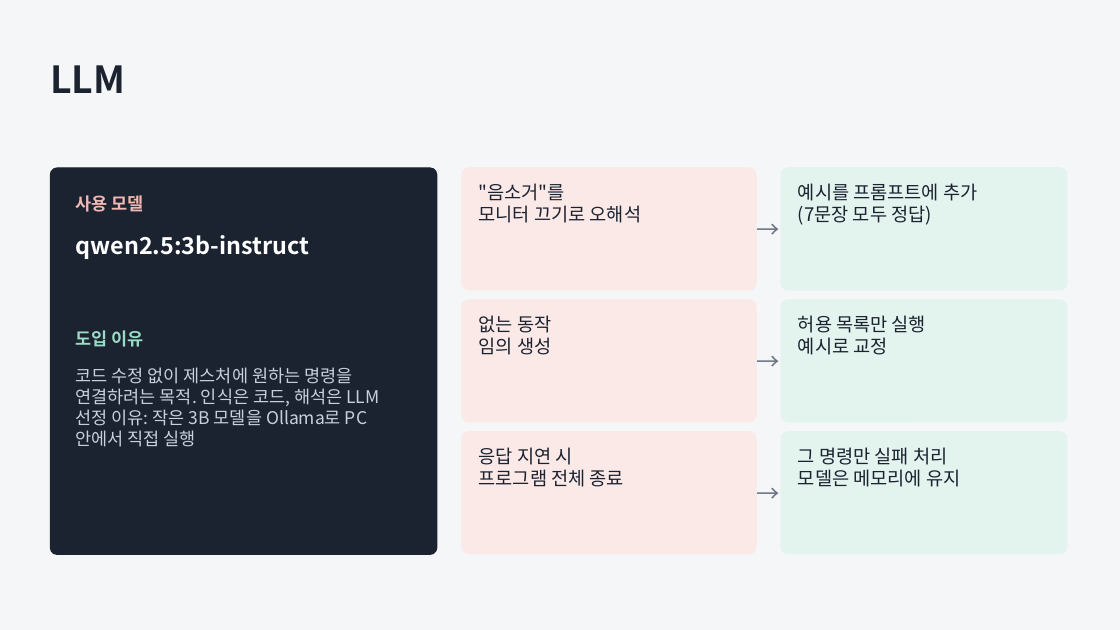
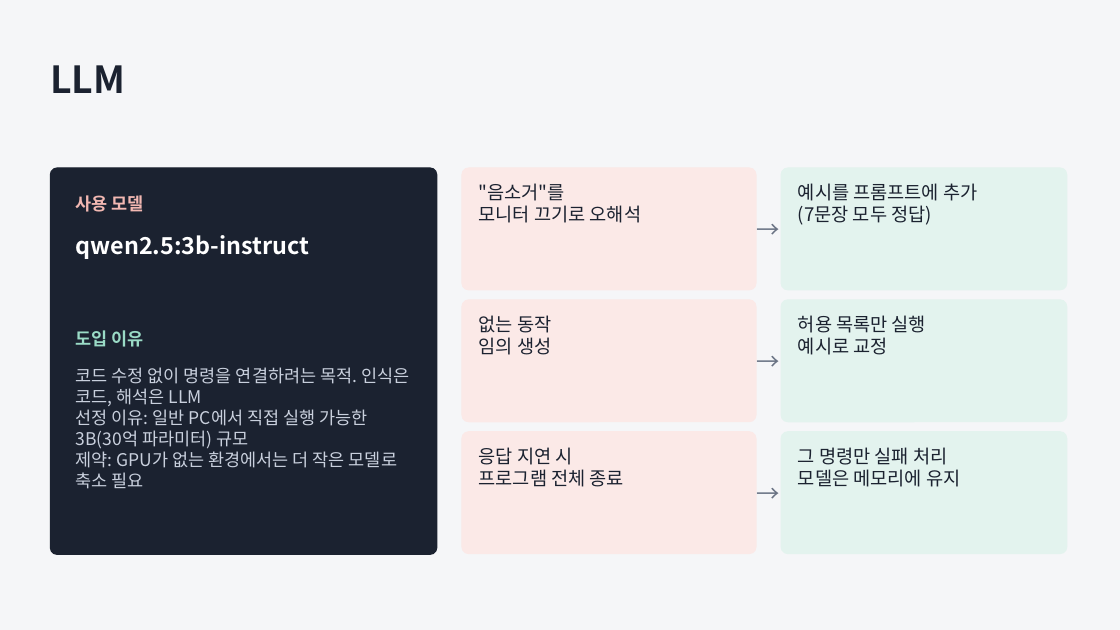
Before and after one commit to JungUH-0/JungPra, a slide deck: slide 7 of pythonpra/myproject/ppt/assistant_process.pptx. Drawn at 1120x630 pixels with LibreOffice and Linux fonts; fonts in the diff are those of the drawing. Boxes give left, top, right and bottom in pixels: in the first picture for what was removed or moved away, otherwise in the second. Text is boxed around its words. In the diff, an @@ line names an element or a change of style, - is before the commit and + after.

```diff
--- a/pythonpra/myproject/ppt/assistant_process.pptx
+++ b/pythonpra/myproject/ppt/assistant_process.pptx
@@ text at [76, 367, 410, 489]: text changed @@
-코드 수정 없이 제스처에 원하는 명령을 연결하려는 목적. 인식은 코드, 해석은 LLM
-선정 이유: 작은 3B 모델을 Ollama로 PC 안에서 직접 실행
+코드 수정 없이 명령을 연결하려는 목적. 인식은 코드, 해석은 LLM
+선정 이유: 일반 PC에서 직접 실행 가능한 3B(30억 파라미터) 규모
+제약: GPU가 없는 환경에서는 더 작은 모델로 축소 필요
```
Also in this commit, not shown: 1 other slide changed, 3 other files.
